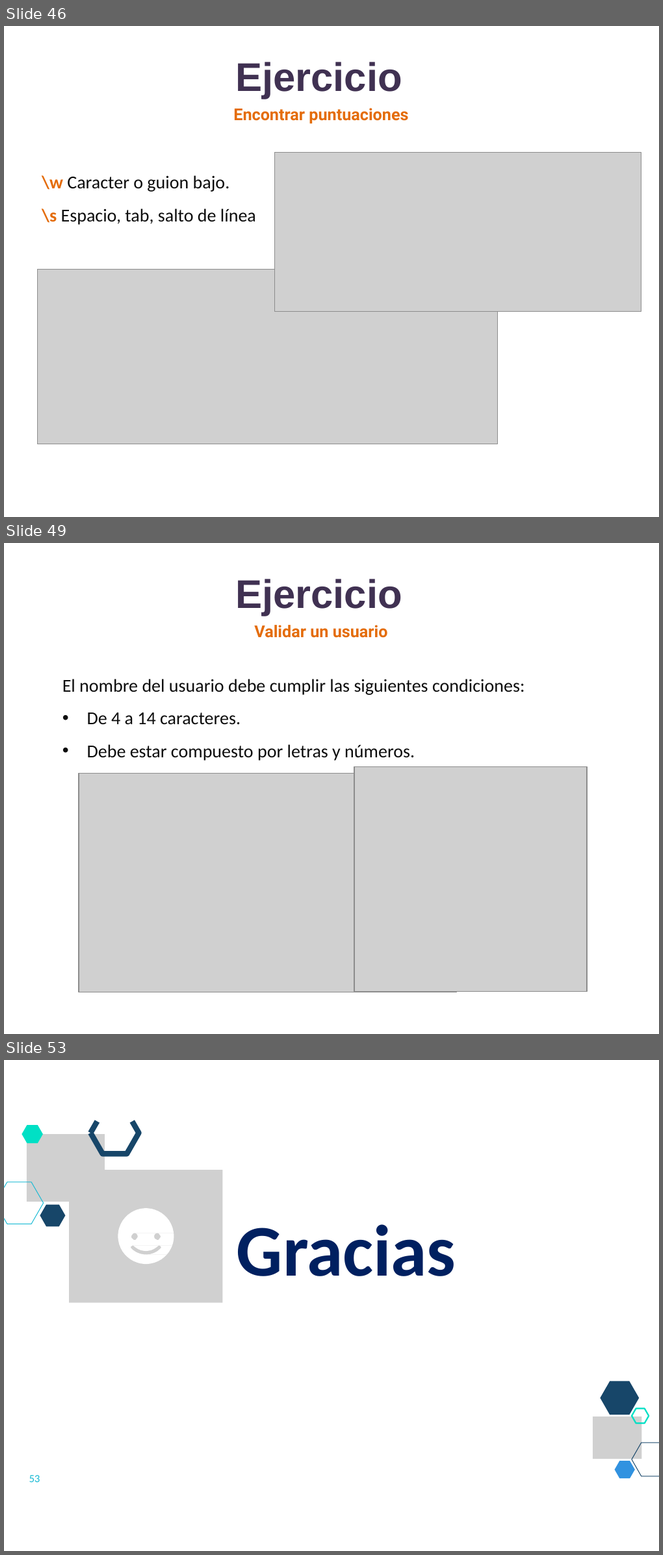
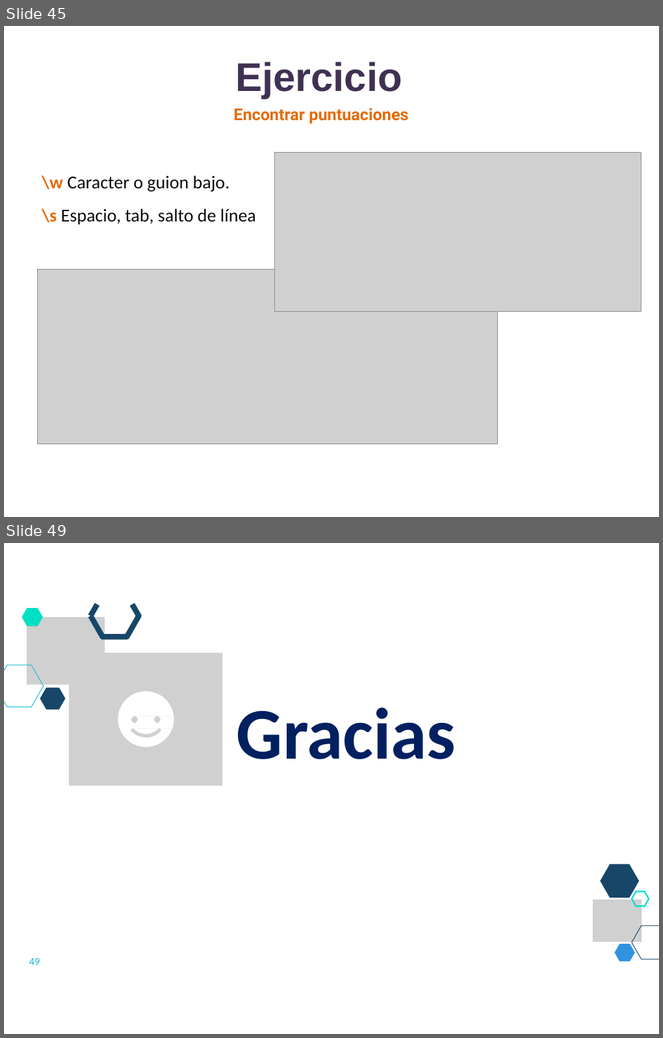
Before and after one commit to lizetheP/Analitica, a slide deck: CalendarioAgo2022/presentaciones/19_Modulo_re.pptx. Shown one above the other, each under a label of ours: slides 46, 49 and 53 before the commit, slides 45 and 49 after it; the slides between them are not shown. The pictures are 663x1555 and 663x1038 pixels, drawn with LibreOffice and Linux fonts; fonts in the diff are those of the drawing; grey boxes stand for pictures. Boxes give left, top, right and bottom in pixels: in the first picture for what was removed or moved away, otherwise in the second. Text is boxed around its words. In the diff, an @@ line names an element or a change of style, - is before the commit and + after.

```diff
--- a/CalendarioAgo2022/presentaciones/19_Modulo_re.pptx
+++ b/CalendarioAgo2022/presentaciones/19_Modulo_re.pptx
@@ slide 49 removed at bbox=[4, 543, 659, 1034], background #FFFFFF @@
@@ title removed at bbox=[235, 579, 402, 616] @@
-Ejercicio
@@ text removed at bbox=[254, 625, 388, 638] @@
-Validar un usuario
@@ text removed at bbox=[62, 679, 525, 761] @@
-El nombre del usuario debe cumplir las siguientes condiciones:
-• De 4 a 14 caracteres.
-• Debe estar compuesto por letras y números.
@@ picture removed at bbox=[79, 773, 457, 991] @@
@@ picture removed at bbox=[354, 767, 587, 991] @@
@@ what was slide 46 is now slide 45 @@
@@ what was slide 53 is now slide 49 @@
@@ page number at bbox=[29, 958, 40, 965]: text changed @@
-53
+49
```
Also in this commit, not shown: 8 slides changed, 2 slides added, 5 other slides removed, 8 other files.
